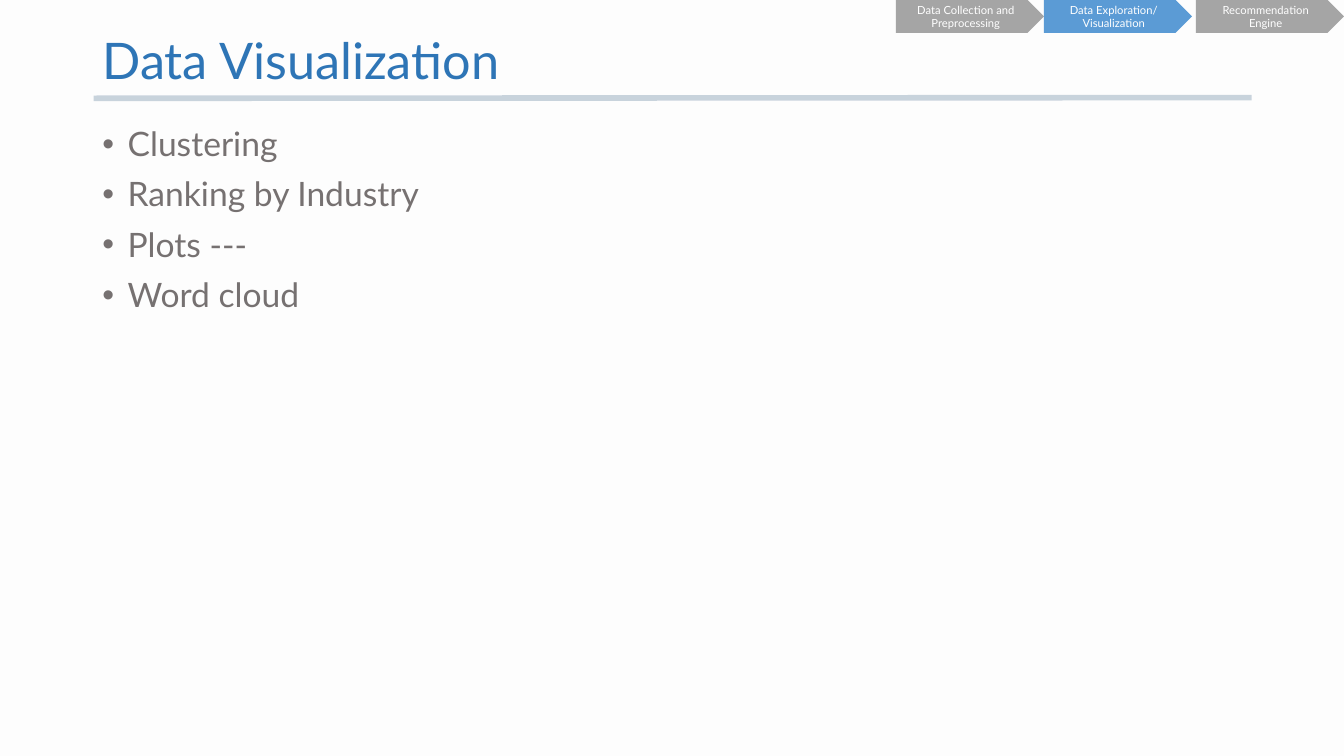
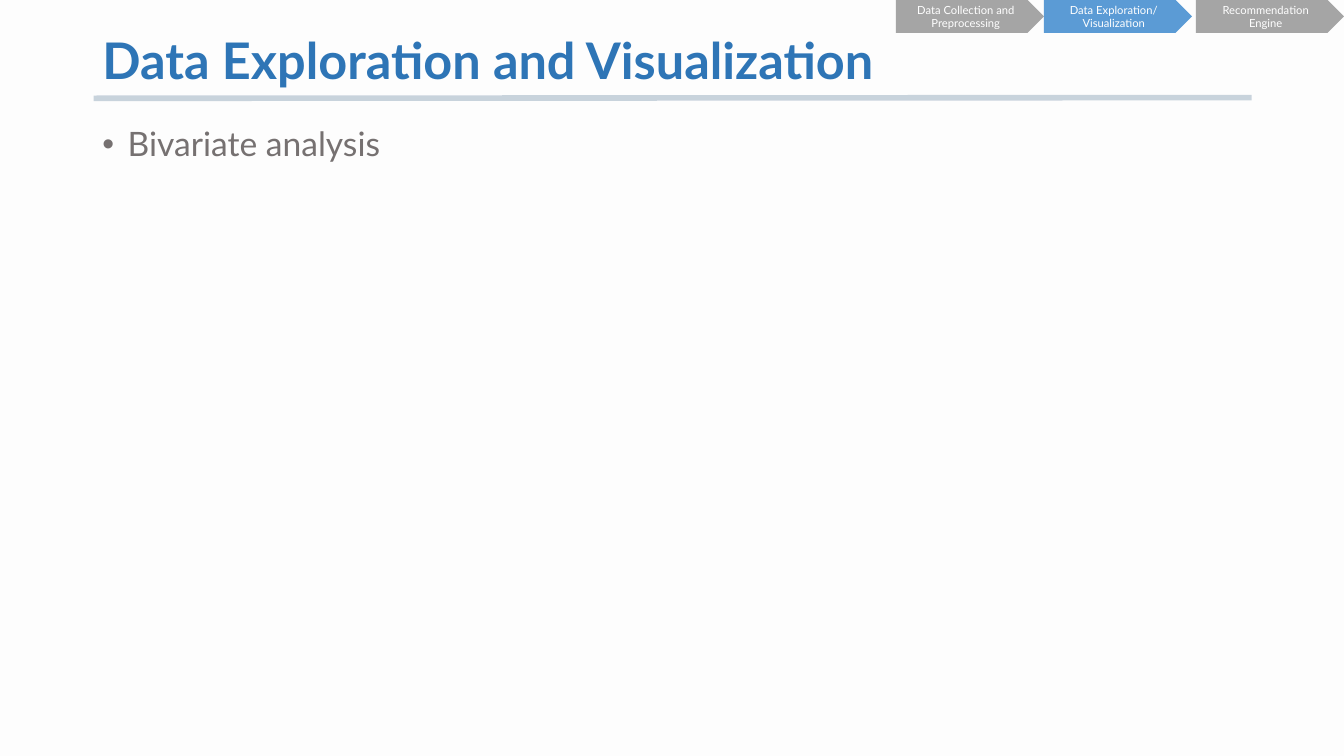
Before and after one commit to K-AlfredIwasaki/job_hunting_made_easy, a slide deck: slide 17 of startup_db_recommendation.pptx (slide 15 before the commit). Drawn at 1344x756 pixels with LibreOffice and Linux fonts; fonts in the diff are those of the drawing. Boxes give left, top, right and bottom in pixels: in the first picture for what was removed or moved away, otherwise in the second. Text is boxed around its words. In the diff, an @@ line names an element or a change of style, - is before the commit and + after.

```diff
--- a/startup_db_recommendation.pptx
+++ b/startup_db_recommendation.pptx
@@ title at <box>102,41,873,88</box>: text changed; bold on @@
-Data Visualization
+Data Exploration and Visualization
@@ text at <box>128,131,380,162</box>: text changed @@
-• Clustering
-• Ranking by Industry
-• Plots ---
-• Word cloud
+• Bivariate analysis
```
Also in this commit, not shown: 7 other slides changed, 1 slide added, 1 slide removed.
